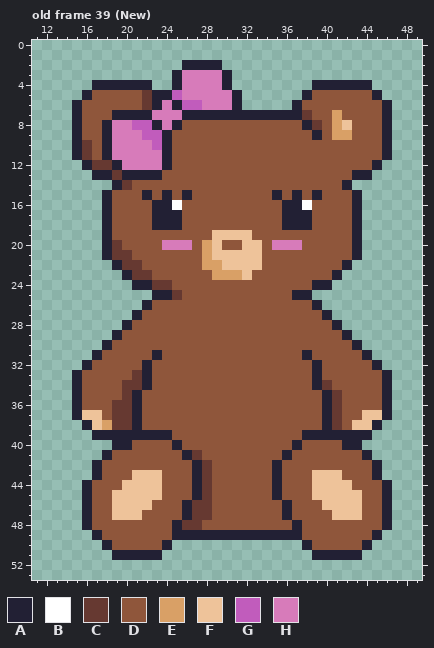
File history of a pixel-art file, aseprite_files/teddybear_girl.ase. The picture above is the old version.
64x64 pixels, 39 frames. Shown: old frame 39 (New): x 11..49, y 0..53. The commit also changed other frames, which this record leaves out.
Visible layers, top first: "Head", "Feet", "Body", "LeftArm", "RightArm".
Palette (. is transparent): A #222034  B #ffffff  C #663931  D #8f563b  E #d9a066  F #eec39a  G #c15cbc  H #d77bba
Pixels before, old frame 39 (New), first column x 15:
 2 ...........AAAA.................
 3 ..........AHHHHA................
 4 ..AAAAAA..AHHHHA........AAAAAA..
 5 .ADDDDDCAAGHHHHHA......ADDDDDDA.
 6 ADDDDDDCAHAGGHHHA.....ADDDDDDDDA
 7 ADDDAAAAHHHAAAAAAAAAAAACDDEDDDDA
 8 ADDAHHGGAHADDDDDDDDDDDDACDEFDDDA
 9 ADDAHHHGGADDDDDDDDDDDDDDADEEDDDA
10 ACDAHHHHGADDDDDDDDDDDDDDDDDDDDDA
11 ACDAHHHHHADDDDDDDDDDDDDDDDDDDDDA
12 .ACCAHHHHADDDDDDDDDDDDDDDDDDDDA.
13 ..AACAAAADDDDDDDDDDDDDDDDDDDAA..
14 ....ACDDDDDDDDDDDDDDDDDDDDDA....
15 ...ADDDADADADDDDDDDDADADADDDA...
16 ...ADDDDAABDDDDDDDDDDAABDDDDA...
17 ...ADDDDAAADDDDDDDDDDAAADDDDA...
18 ...ADDDDAAADDDDDDDDDDAAADDDDA...
19 ...ADDDDDDDDDDFFFFDDDDDDDDDDA...
20 ...ACDDDDHHHDEFDDFFDHHHDDDDDA...
21 ...ACCDDDDDDDEFFFFFDDDDDDDDDA...
22 ....ACCDDDDDDEEFFFFDDDDDDDDA....
23 .....ACCDDDDDDEEEFDDDDDDDDA.....
24 ......AACCDDDDDDDDDDDDDDAA......
25 ........AACDDDDDDDDDDDAA........
26 .......ADDDDDDDDDDDDDDDDA.......
27 ......ADDDDDDDDDDDDDDDDDDA......
28 .....ADDDDDDDDDDDDDDDDDDDDA.....
29 ....ADDDDDDDDDDDDDDDDDDDDDDA....
30 ...ADDDDDDDDDDDDDDDDDDDDDDDDA...
31 ..ADDDDDADDDDDDDDDDDDDDADDDDDA..
32 .ADDDDDADDDDDDDDDDDDDDDDADDDDDA.
33 ADDDDDCADDDDDDDDDDDDDDDDADDDDDDA
34 ADDDDCCADDDDDDDDDDDDDDDDACDDDDDA
35 ADDDDCADDDDDDDDDDDDDDDDDDACDDDDA
36 ADDDCCADDDDDDDDDDDDDDDDDDACDDDDA
37 AFFDCCADDDDDDDDDDDDDDDDDDACDDFFA
38 .AFECCADDDDDDDDDDDDDDDDDDACDFFA.
39 ..AAAAAAAADDDDDDDDDDDDDAAAAAAA..
40 ....AADDDDADDDDDDDDDDDADDDDAA...
41 ...ADDDDDDDACDDDDDDDDADDDDDDDA..
42 ..ADDDDDDDDDACDDDDDDADDDDDDDDDA.
43 ..ADDDFFFDDDACDDDDDDADDDFFFDDDA.
44 .ADDDFFFFDDDACDDDDDDADDDFFFFDDDA
45 .ADDFFFFFDDDACDDDDDDADDDFFFFFDDA
46 .ADDFFFFDDDACCDDDDDDDADDDFFFFDDA
47 .ADDFFFDDDDACCDDDDDDDADDDDFFFDDA
48 .ADDDDDDDDACCDDDDDDDDDADDDDDDDDA
49 ..ADDDDDDDAAAAAAAAAAAAADDDDDDDA.
50 ...ADDDDDA.............ADDDDDA..
51 ....AAAAA...............AAAAA...
Now the later version:
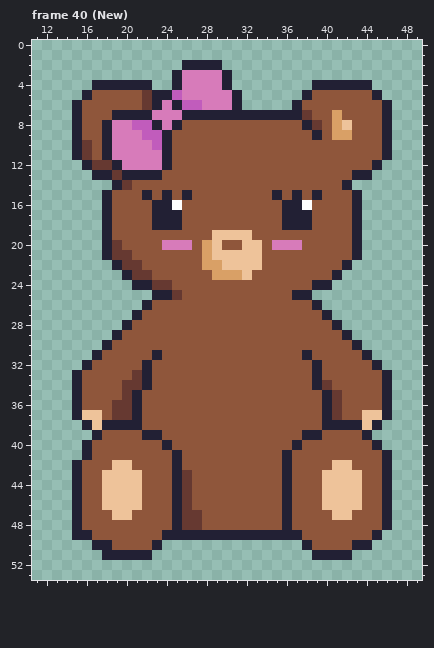
A new or re-ordered frame is compared with the old frame closest to it.
Commit message: added missing feet animations for neutral position
Change:
frames 39 -> 41
Frame 40 (New) is new; against old frame 39 (New), layers "Feet", "Body":
The edit adds colour A in row 40 at x 16 and 45; in row 41 at x 16 and 46; in rows 42 to 43 at x 15 and 46; in rows 44 to 48 at x 15; in row 49 at x 15 to 16; in row 50 at x 17.
The edit adds colour A in row 51 at x 18.
Colour C gives way to colour A in row 38 at x 19 to 20 and 41.
Colour D gives way to colour A in row 38 at x 42; in row 40 at x 24; in row 41 at x 25; in rows 42 to 45 at x 25 and 36; in rows 46 to 47 at x 25; in row 48 at x 36.
Colour D gives way to colour A in row 49 at x 24; in row 50 at x 23 and 43.
Colour E gives way to colour A in row 38 at x 18.
Colour F gives way to colour A in row 38 at x 43.
Colour A gives way to colour C in rows 46 to 47 at x 26.
Colour D gives way to colour C in rows 43 to 45 at x 26.
The edit adds colour D in row 40 at x 17 to 18 and 44; in row 41 at x 17 and 45; in rows 42 to 43 at x 16.
Colour A gives way to colour D in row 39 at x 18 to 21, 24 and 40 to 43; in row 40 at x 19 to 20, 25 and 42 to 43; in row 41 at x 18, 26 and 44; in rows 42 to 43 at x 17, 27, 35 and 45; in rows 44 to 45 at x 16, 27 and 35; in rows 46 to 47 at x 16.
Colour A gives way to colour D in row 48 at x 16 and 37; in row 49 at x 17.
Colour C gives way to colour D in row 41 at x 27; in rows 42 to 45 at x 28; in row 46 at x 27 to 28; in row 47 at x 28.
Colour F gives way to colour D in rows 43 to 45 at x 22 to 23 and 39; in row 46 at x 22; in row 47 at x 21 and 43.
Colour D gives way to colour F in row 42 at x 19 to 20 and 41 to 42; in row 43 at x 18 to 20 and 42 to 43; in row 44 at x 18 to 19 and 43; in rows 45 to 46 at x 18.
The author cleared colour A in row 50 at x 24; in row 51 at x 23 and 43.
Changed places in both pictures, as pixel boxes (x1, y1, x2, y2):
changed: (72, 420, 212, 560)
changed: (272, 420, 392, 560)
